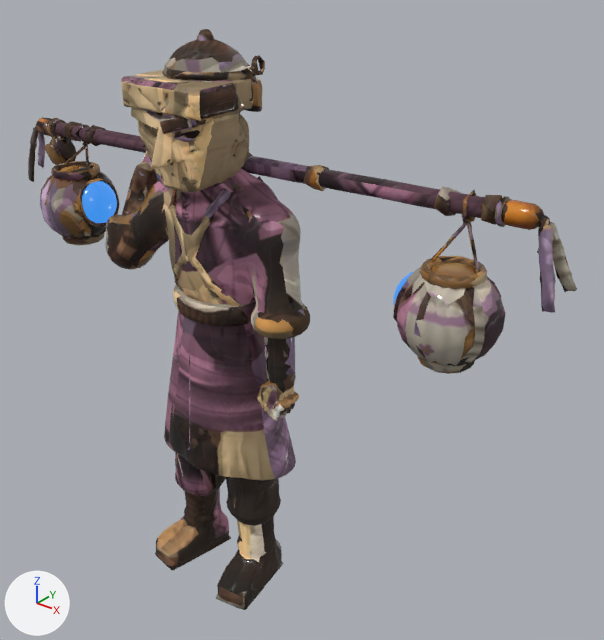
An edit to the glTF model games/vale/art/out/fighters/odrum/odrum_noon_fair.glb, drawn before and after from the same camera.
Both versions are drawn from a 50 mm camera at (1.77, -1.77, 2.2) aimed at (0.2, 0.19, 0.99). The axes (+X, +Y, +Z) are drawn at lower left. The lights are the same throughout. The picture after the commit comes second. Vertices at exactly the same position are counted once.

The first picture shows 'odrum_accent', 'odrum_noon_fair'.
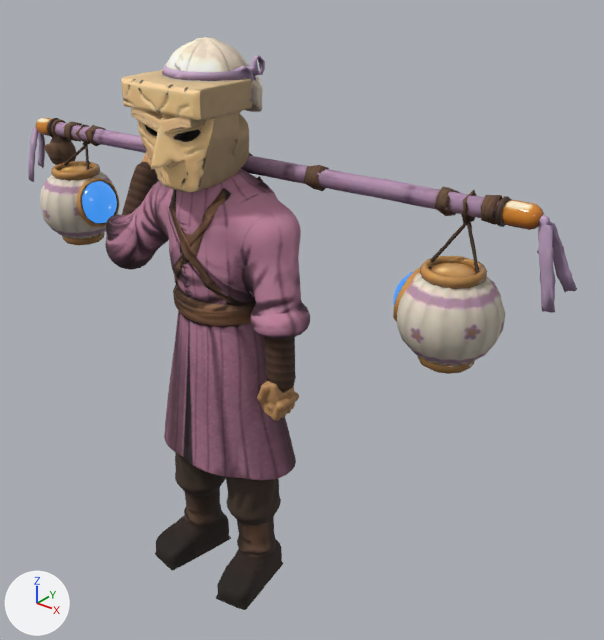
Boxes (x1, y1, x2, y2) around the edits, measured in the pictures (604 x 640 px; the box of a moved part takes in the faces that stretch with it):
'odrum_noon_fair', reshaped: before (28, 29, 577, 610); after (28, 37, 577, 610)
part 1 of me_odrum, moved or reshaped: before (161, 29, 261, 113); after (161, 37, 261, 113)
part 2 of me_odrum, surface changed: (28, 55, 577, 610) in both

The change in detail:
me_odrum is used by ob_odrum_noon_fair; location (0.0, 0.0, 0.0).
me_odrum had 9296 vertices, 18797 faces and spanned x -1.16..1.1, y -0.24..0.22, z 0.0..1.91.
me_odrum now has 9296 vertices, 18797 faces and spans x -1.16..1.1, y -0.24..0.22, z 0.0..1.89.
me_odrum part 1: 385 of 9296 vertices moved; they spanned x -0.15..0.13, y -0.13..0.14, z 1.64..1.91 and now span x -0.15..0.13, y -0.13..0.14, z 1.64..1.89; mean shift (0.0, 0.0, 0.0); largest move (0.0, -0.07, 1.86) -> (-0.01, 0.14, 1.68).
me_odrum part 2: 16766 kept faces spanning x -1.16..1.1, y -0.24..0.22, z 0.0..1.85 get new texture (UV) coordinates.
